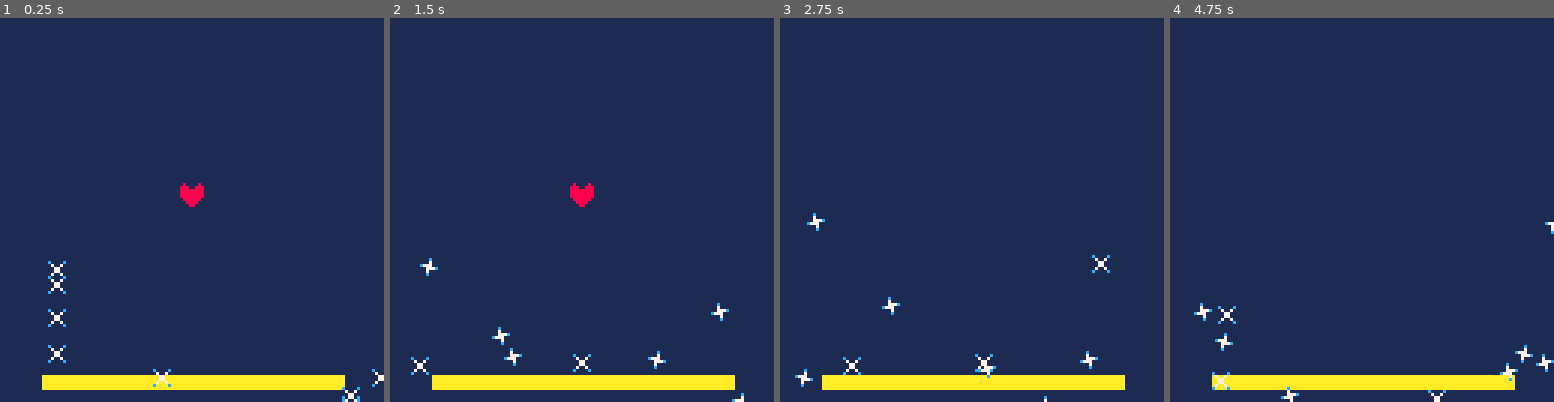
Above: before the commit, frames 1-4 (left to right).
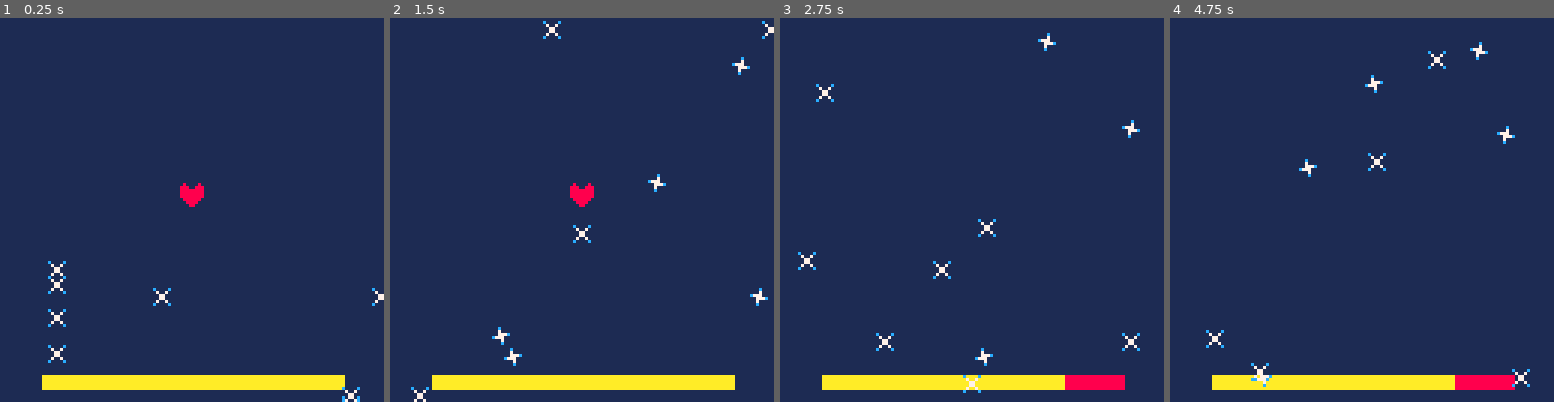
Above: after the commit, the same moments.

Repository: hiddenwaffle/pico8-sandbox
Game: PICO-8 cartridge undertale-stars.p8
Same seed, same stepped clock (60 frames per second), same inputs: the game is played once before the commit and once after it.
Inputs:
- Up to frame 1 (0.25 s): no input
- Up to frame 2 (1.5 s): no input
- Up to frame 3 (2.75 s): hold Right 1.6-2.1 s; hold Up 2.15-2.42 s; hold Right from 2.47 s (still down)
- Up to frame 4 (4.75 s): release Right at 3.03 s; hold Left 3.08-3.58 s; hold Down 3.63-3.97 s; hold Right 4.02-4.68 s; hold Up from 4.73 s (still down)

The runs differ from the first frame. In frame 1, 0.2% of the frame differs, in the area x 39-100%, y 70-97%; in frame 2, 0.9%; in frame 3, 1.9%; in frame 4, 2.0%, in the area x 6-100%, y 6-100%.

Commit message:
Prepare to add acceleration

Diff:
--- a/undertale-stars.p8
+++ b/undertale-stars.p8
@@ -124,7 +124,7 @@
     star.x = flr(rnd(128)) + 1
     star.y = 128
     star.dx = 0
-    star.dy = -1 -- todo ax ay instead
+    star.dy = -2.75 -- todo ax ay instead
   end
 end
 
